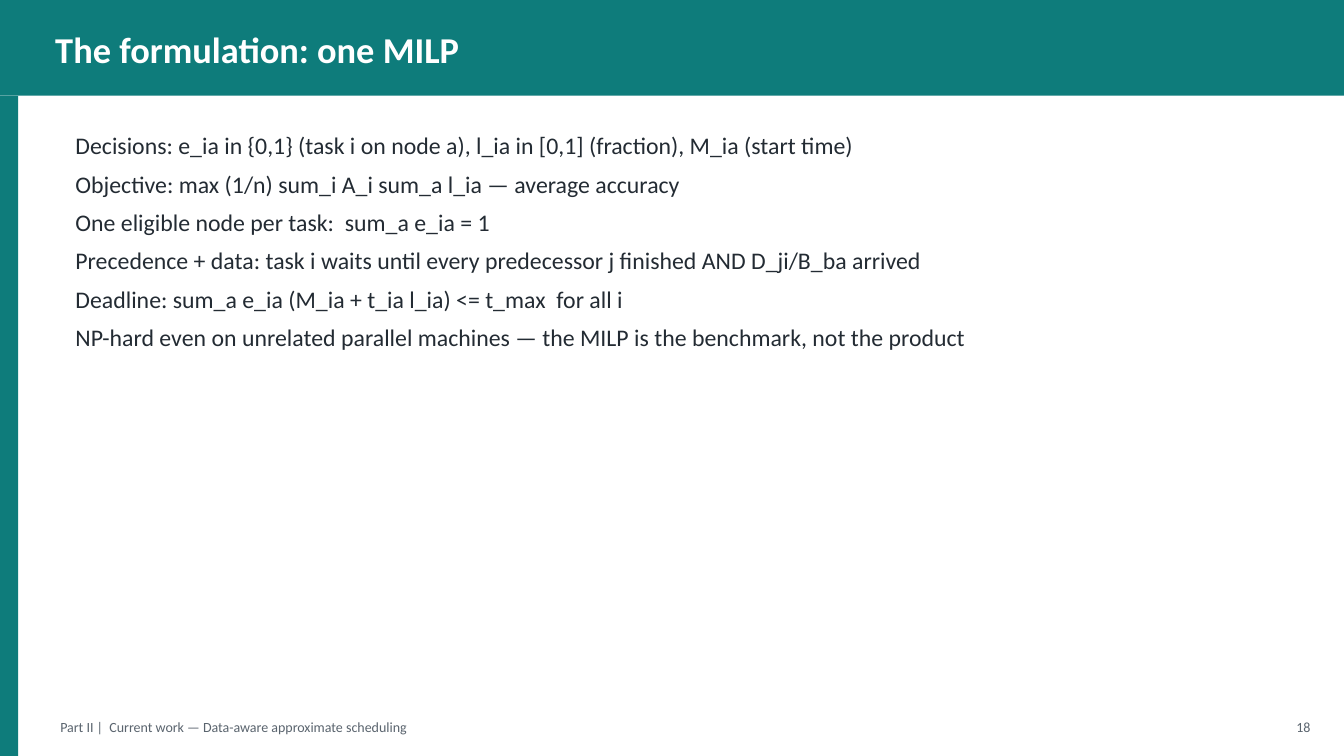
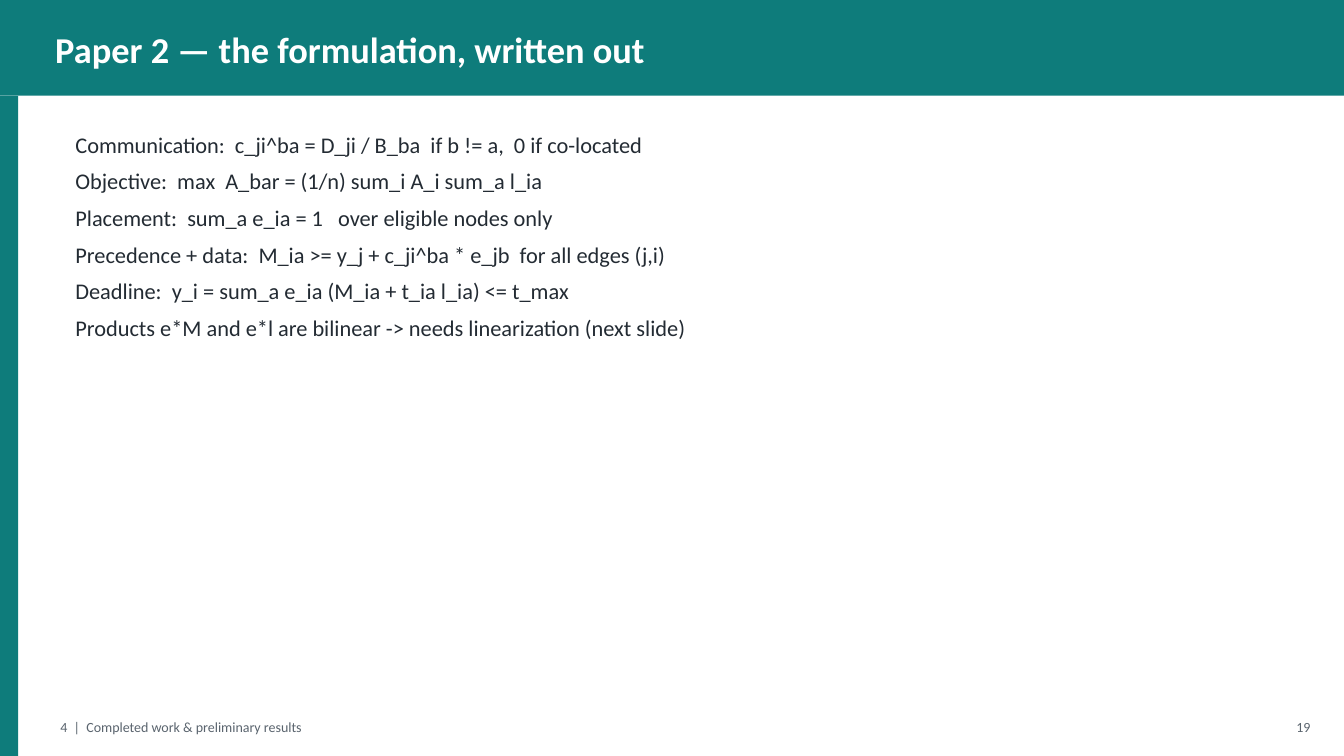
Before and after one commit to gayanigupta/data-aware-scheduling, a slide deck: slide 20 of slides/data-aware-scheduling.pptx (slide 19 before the commit). Drawn at 1344x756 pixels with LibreOffice and Linux fonts; fonts in the diff are those of the drawing. Boxes give left, top, right and bottom in pixels: in the first picture for what was removed or moved away, otherwise in the second. Text is boxed around its words. In the diff, an @@ line names an element or a change of style, - is before the commit and + after.

```diff
--- a/slides/data-aware-scheduling.pptx
+++ b/slides/data-aware-scheduling.pptx
@@ text at box(55, 37, 645, 69): text changed @@
-The formulation: one MILP
+Paper 2 — the formulation, written out
@@ text at box(75, 137, 685, 339): text changed; size 17 to 16 pt @@
-Decisions: e_ia in {0,1} (task i on node a), l_ia in [0,1] (fraction), M_ia (start time)
-Objective: max (1/n) sum_i A_i sum_a l_ia — average accuracy
-One eligible node per task: sum_a e_ia = 1
-Precedence + data: task i waits until every predecessor j finished AND D_ji/B_ba arrived
-Deadline: sum_a e_ia (M_ia + t_ia l_ia) <= t_max for all i
-NP-hard even on unrelated parallel machines — the MILP is the benchmark, not the product
+Communication: c_ji^ba = D_ji / B_ba if b != a, 0 if co-located
+Objective: max A_bar = (1/n) sum_i A_i sum_a l_ia
+Placement: sum_a e_ia = 1 over eligible nodes only
+Precedence + data: M_ia >= y_j + c_ji^ba * e_jb for all edges (j,i)
+Deadline: y_i = sum_a e_ia (M_ia + t_ia l_ia) <= t_max
+Products e*M and e*l are bilinear -> needs linearization (next slide)
@@ text at box(60, 722, 302, 734): text changed @@
-Part II | Current work — Data-aware approximate scheduling
+4 | Completed work & preliminary results
@@ text at box(1296, 723, 1310, 732): text changed @@
-18
+19
```
Also in this commit, not shown: 20 other slides changed, 24 slides added, 22 slides removed, 2 other files.
